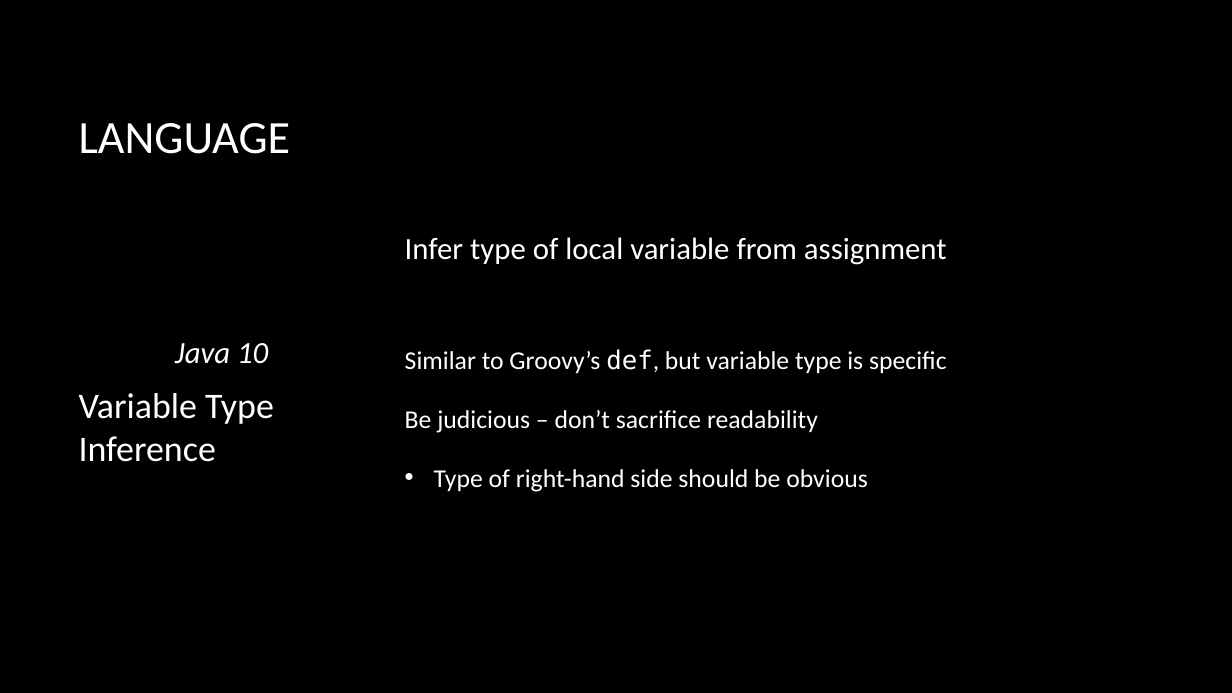
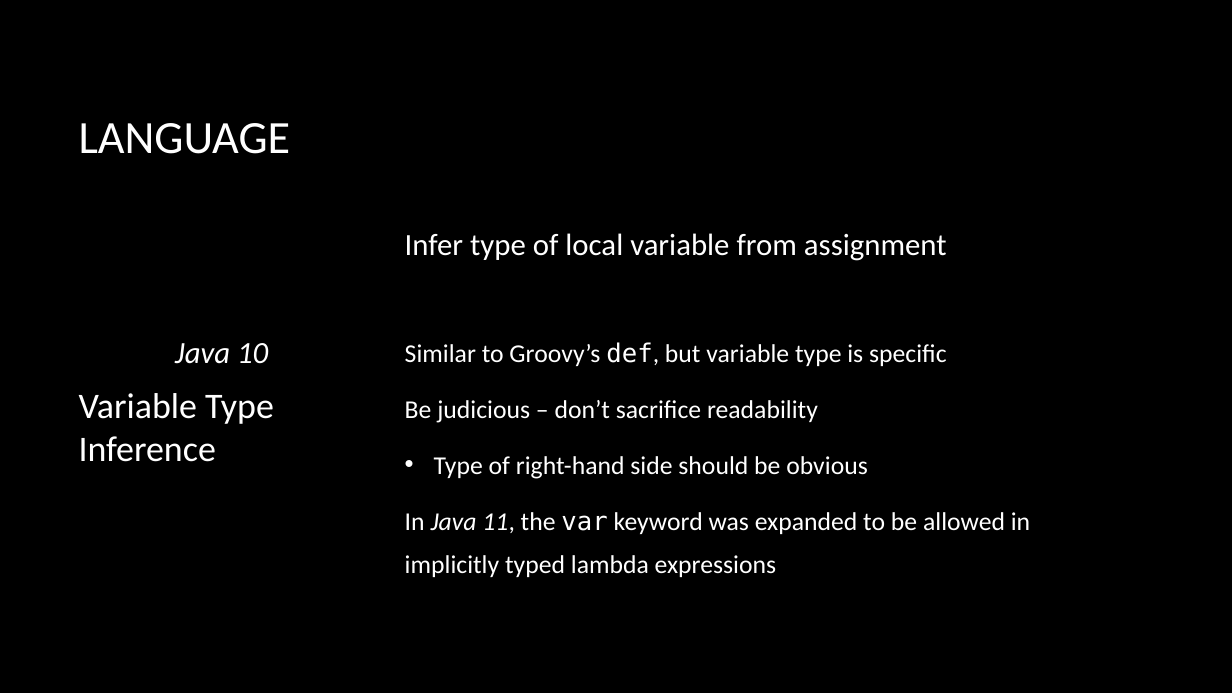
Before and after one commit to macdaddyaz/modern-java, a slide deck: slide 14 of Java 9 and up.pptx. Drawn at 1232x693 pixels with LibreOffice and Linux fonts; fonts in the diff are those of the drawing; background and template pictures are left out. Boxes give left, top, right and bottom in pixels: in the first picture for what was removed or moved away, otherwise in the second. Text is boxed around its words. In the diff, an @@ line names an element or a change of style, - is before the commit and + after.

Commit message:
Updates for Java to version 18 (with allusions to 19)

```diff
--- a/Java 9 and up.pptx
+++ b/Java 9 and up.pptx
@@ text at (x1=405, y1=233, x2=947, y2=479): line spacing 1.2 to 1.1; line spacing 1.5 to 1.4 @@
@@ text at (x1=405, y1=512, x2=1030, y2=577): paragraph added @@
+In Java 11, the var keyword was expanded to be allowed in implicitly typed lambda expressions
```
Also in this commit, not shown: 19 other slides changed, 9 slides added, 3 other files.
